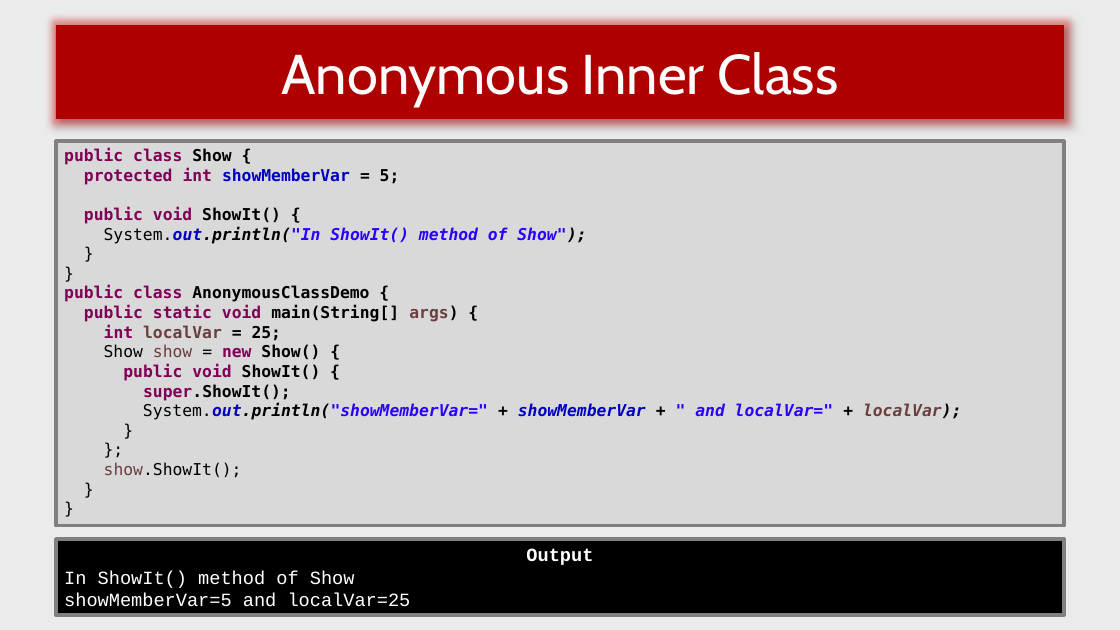
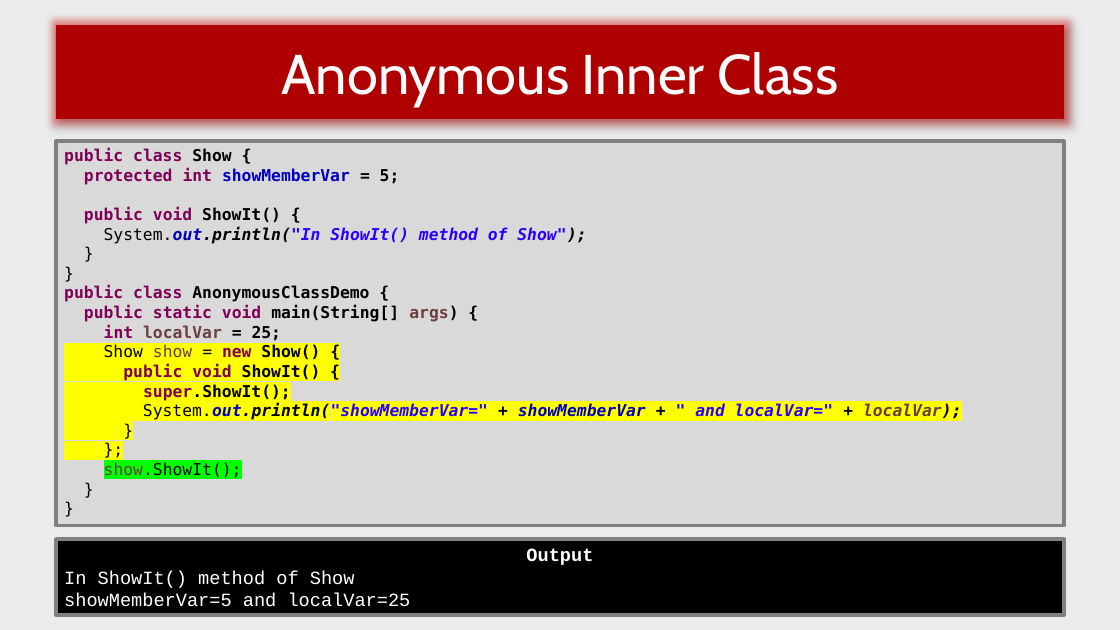
Before and after one commit to MichaelKramerGuitar/HarmonyMuse, a slide deck: slide 6 of cs622_materials/Inner Classes, Lambdas and Streams.pptx. Drawn at 1120x630 pixels with LibreOffice and Linux fonts; fonts in the diff are those of the drawing. Boxes give left, top, right and bottom in pixels: in the first picture for what was removed or moved away, otherwise in the second. Text is boxed around its words. In the diff, an @@ line names an element or a change of style, - is before the commit and + after.

```diff
--- a/cs622_materials/Inner Classes, Lambdas and Streams.pptx
+++ b/cs622_materials/Inner Classes, Lambdas and Streams.pptx
@@ text in rectangle at [104, 344, 962, 478]: highlight none to #FFFF00 in "Show show = new Show() {", "public void ShowIt() {", "super.ShowIt();", "System.out.println("showMemberVar=" + showMemberVar + " and  ..." and 2 more places; highlight none to #00FF00 in "show.ShowIt();" @@
```
Also in this commit, not shown: 2 other slides changed, 43 other files.
